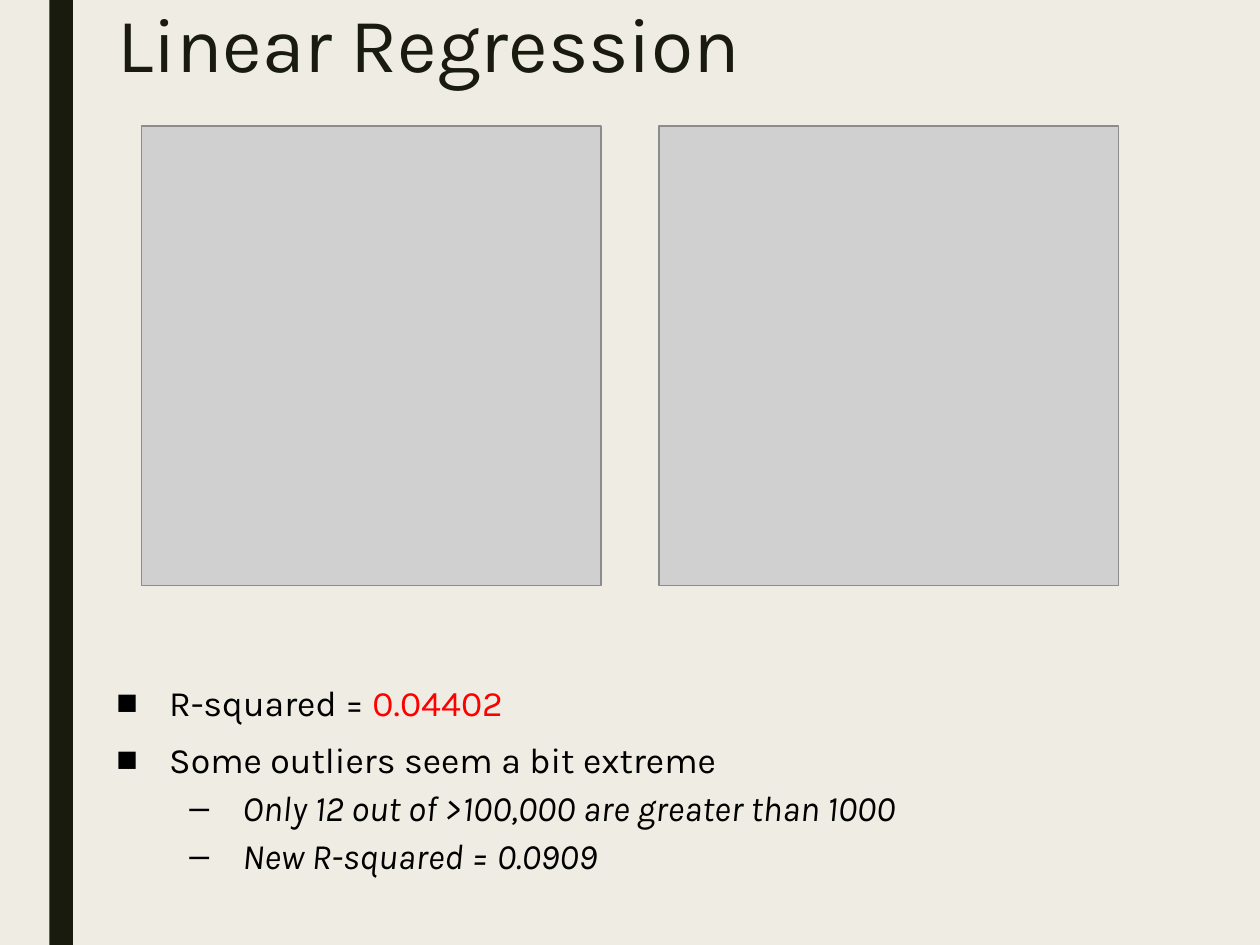
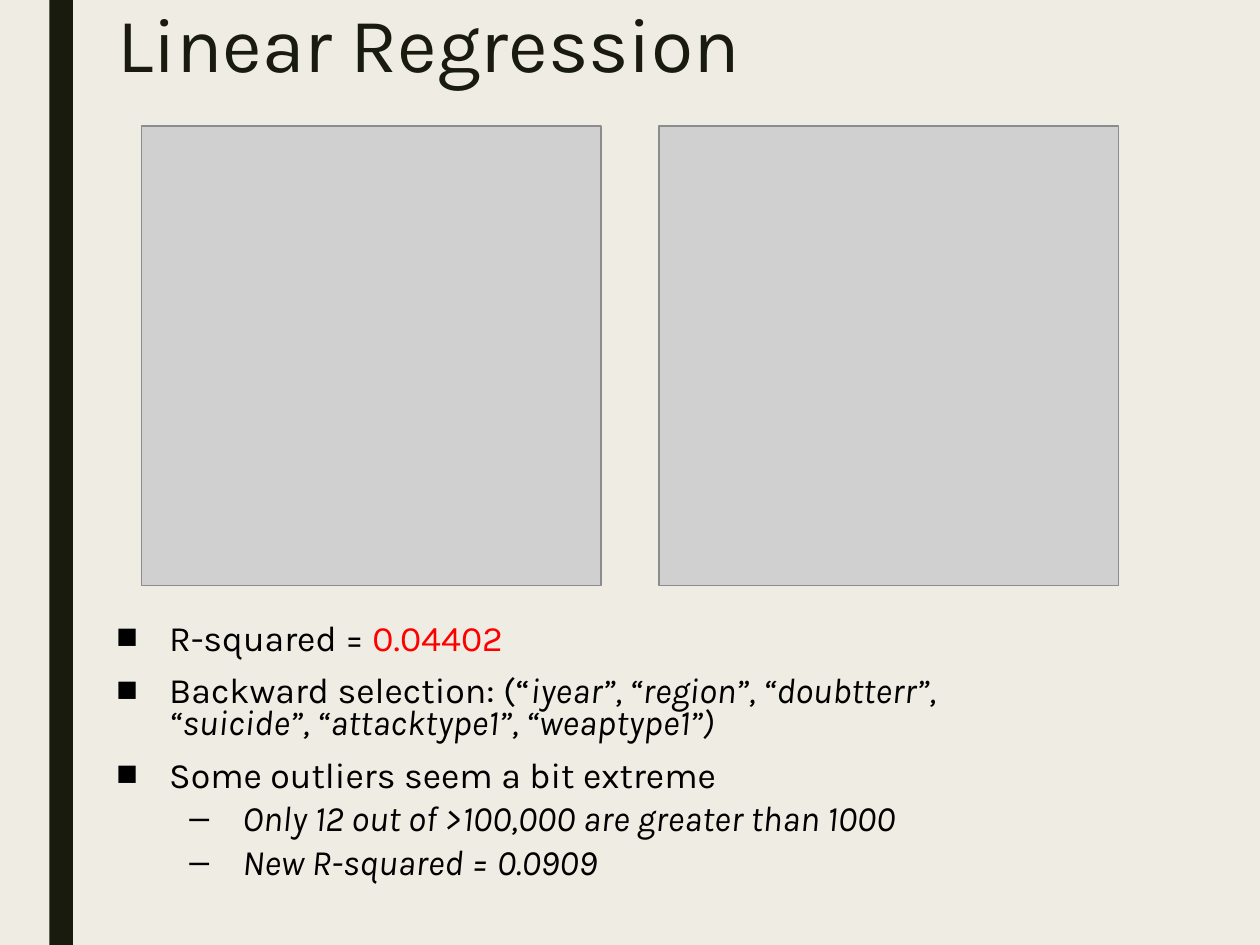
Before and after one commit to stats-learning-fall2019/final-project, a slide deck: slide 24 of presentation/gtdb-final-presentation.pptx. Drawn at 1260x945 pixels with LibreOffice and Linux fonts; fonts in the diff are those of the drawing; grey boxes stand for pictures. Boxes give left, top, right and bottom in pixels: in the first picture for what was removed or moved away, otherwise in the second. Text is boxed around its words. In the diff, an @@ line names an element or a change of style, - is before the commit and + after.

Commit message:
edited presentation

```diff
--- a/presentation/gtdb-final-presentation.pptx
+++ b/presentation/gtdb-final-presentation.pptx
@@ text "R-squared = 0.04402" moved from (x1=169, y1=691, x2=895, y2=878) to (x1=169, y1=626, x2=936, y2=884) @@
@@ text at (x1=169, y1=626, x2=895, y2=884): line spacing 0.84 to 0.74 @@
@@ text at (x1=169, y1=677, x2=936, y2=744): paragraph added @@
+■ Backward selection: (“iyear”, “region”, “doubtterr”, “suicide”, “attacktype1”, “weaptype1”)
```
Also in this commit, not shown: 3 other slides changed.
